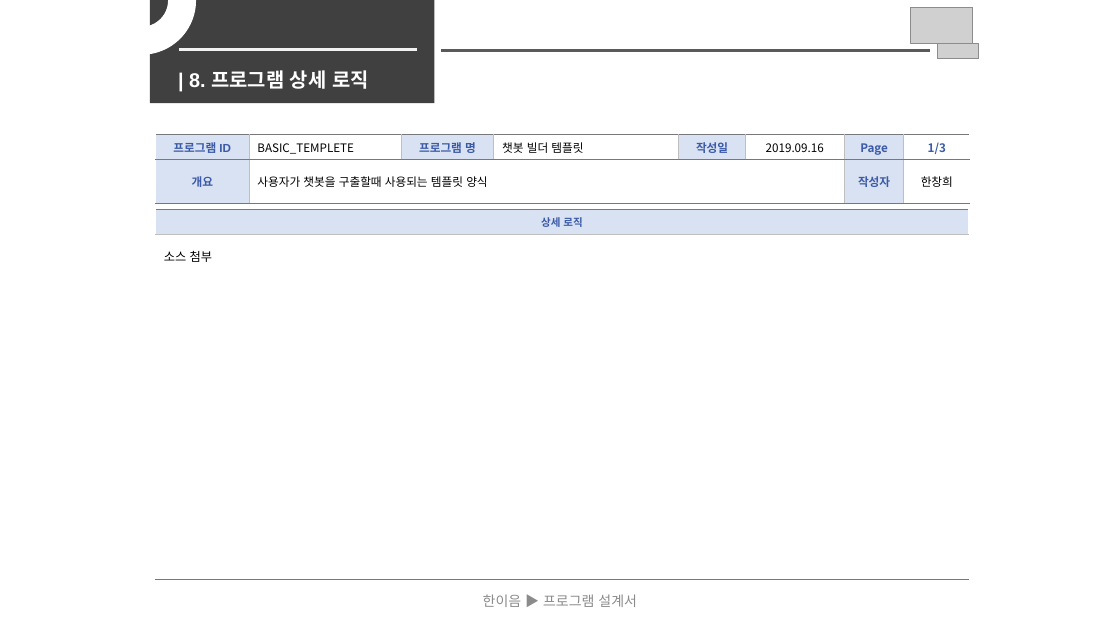
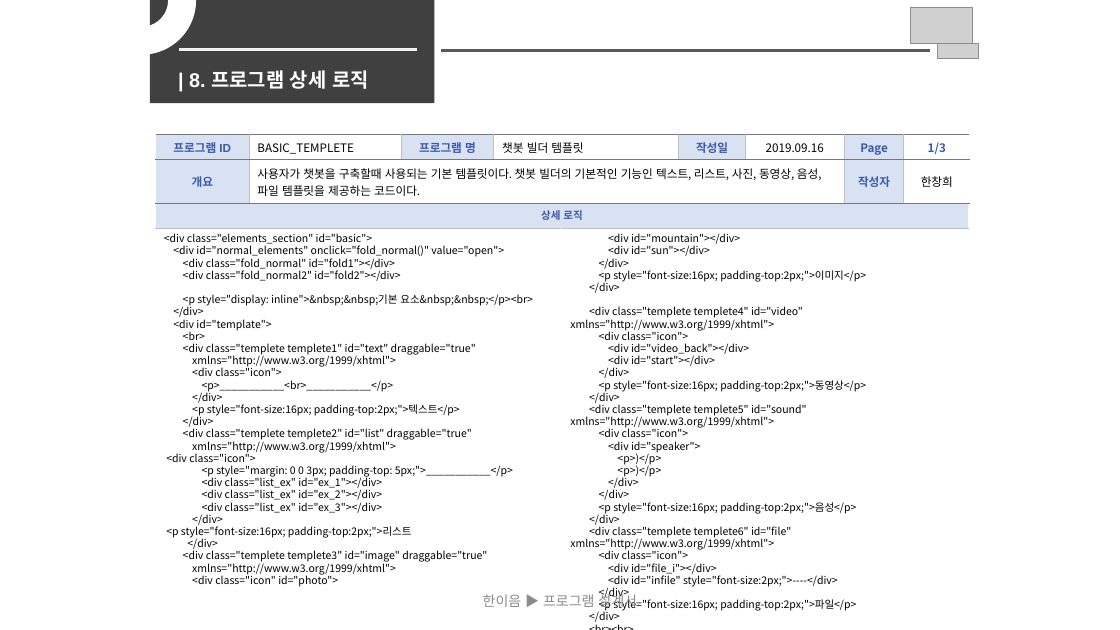
Before and after one commit to Hanswind/smuhill, a slide deck: slide 5 of documents/Output_Documents/개발산출물.pptx. Drawn at 1120x630 pixels with LibreOffice and Linux fonts; fonts in the diff are those of the drawing; grey boxes stand for pictures. Boxes give left, top, right and bottom in pixels: in the first picture for what was removed or moved away, otherwise in the second. Text is boxed around its words. In the diff, an @@ line names an element or a change of style, - is before the commit and + after.

```diff
--- a/documents/Output_Documents/개발산출물.pptx
+++ b/documents/Output_Documents/개발산출물.pptx
@@ table at [155, 134, 970, 203] @@
-row 2, column 2: 사용자가 챗봇을 구출할때 사용되는 템플릿 양식
+row 2, column 2: 사용자가 챗봇을 구축할때 사용되는 기본 템플릿이다. 챗봇 빌더의 기본적인 기능인 텍스트, 리스트, 사진, 동영상, 음성, 파일 템플릿을 제공하는 코드이다.
@@ table at [155, 203, 969, 626] @@
-column 1: 상세 로직 | 소스 첨부
+column 1: 상세 로직 | <div class="elements_section" id="basic"> <div id="normal_elements" onclick="fold_normal()" value="open"> <div class="fold_normal" id="fold1"></div> <div class="fold_normal2" id="fold2"></div> <p style="display: inline">&nbsp;&nbsp;기본 요소&nbsp;&nbsp;</p><br> </div> <div id="template"> <br> <div class="templete templete1" id="text" draggable="true" xmlns="http://www.w3.org/1999/xhtml"> <div class="icon"> <p>___________<br>___________</p> </div> <p style="font-size:16px; padding-top:2px;">텍스트</p> </div> <div class="templete templete2" id="list" draggable="true" xmlns="http://www.w3.org/1999/xhtml"> <div class="icon"> <p style="margin: 0 0 3px; padding-top: 5px;">___________</p> <div class="list_ex" id="ex_1"></div> <div class="list_ex" id="ex_2"></div> <div class="list_ex" id="ex_3"></div> </div> / <p style="font-size:16px; padding-top:2px;">리스트 </div> <div class="templete templete3" id="image" draggable="true" xmlns="http://www.w3.org/1999/xhtml"> <div class="icon" id="photo">
+column 2:  | <div id="mountain"></div> <div id="sun"></div> </div> <p style="font-size:16px; padding-top:2px;">이미지</p> </div> <div class="templete templete4" id="video" xmlns="http://www.w3.org/1999/xhtml"> <div class="icon"> <div id="video_back"></div> <div id="start"></div> </div> <p style="font-size:16px; padding-top:2px;">동영상</p> </div> <div class="templete templete5" id="sound" xmlns="http://www.w3.org/1999/xhtml"> <div class="icon"> <div id="speaker"> <p>)</p> <p>)</p> </div> </div> <p style="font-size:16px; padding-top:2px;">음성</p> </div> <div class="templete templete6" id="file" xmlns="http://www.w3.org/1999/xhtml"> <div class="icon"> <div id="file_i"></div> <div id="infile" style="font-size:2px;">----</div> </div> <p style="font-size:16px; padding-top:2px;">파일</p> </div> <br><br> </div>
@@ table: place and size @@
-table at [155, 209, 969, 580]
+table at [155, 203, 969, 626]
```
Also in this commit, not shown: 1 slide added.
